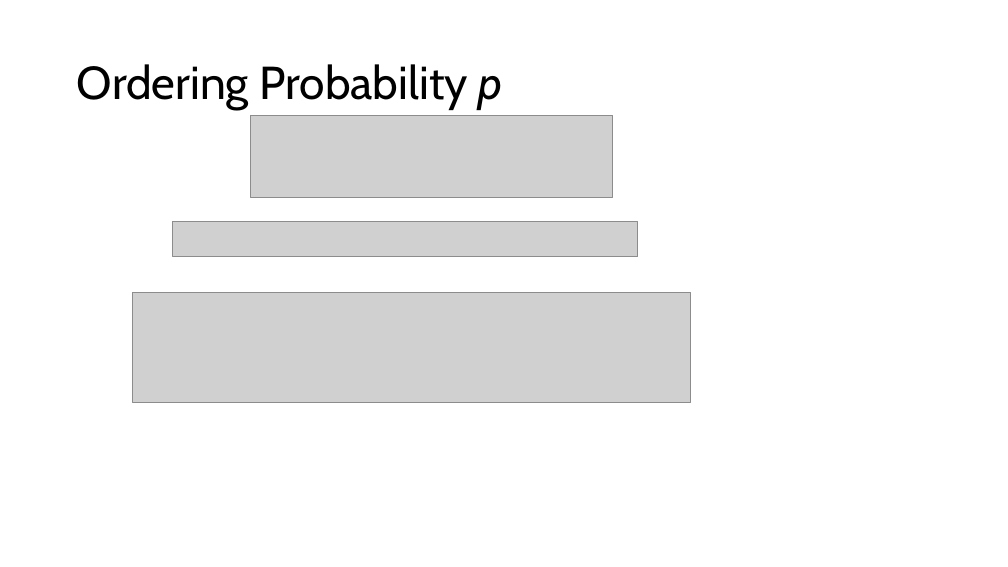
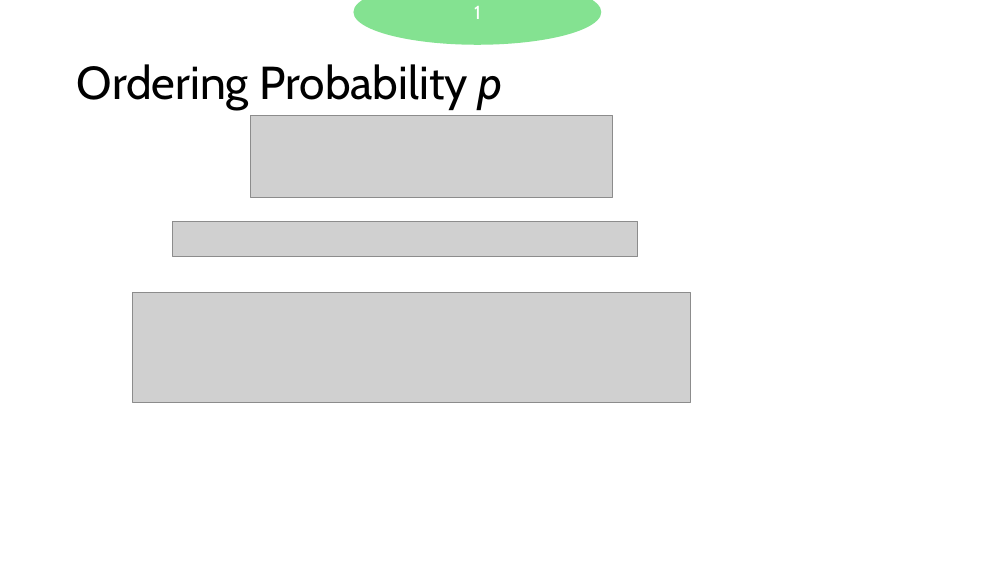
Before and after one commit to HaseebLUMS/Onyx-Presentation, a slide deck: slide 14 of tommy_hotnets.pptx. Drawn at 1008x567 pixels with LibreOffice and Linux fonts; fonts in the diff are those of the drawing; grey boxes stand for pictures. Boxes give left, top, right and bottom in pixels: in the first picture for what was removed or moved away, otherwise in the second. Text is boxed around its words. In the diff, an @@ line names an element or a change of style, - is before the commit and + after.

```diff
--- a/tommy_hotnets.pptx
+++ b/tommy_hotnets.pptx
@@ ellipse added at (354,0,602,45), fill #84E291, 18 pt, text #FFFFFF @@
+1
```
Also in this commit, not shown: 11 other slides changed.
